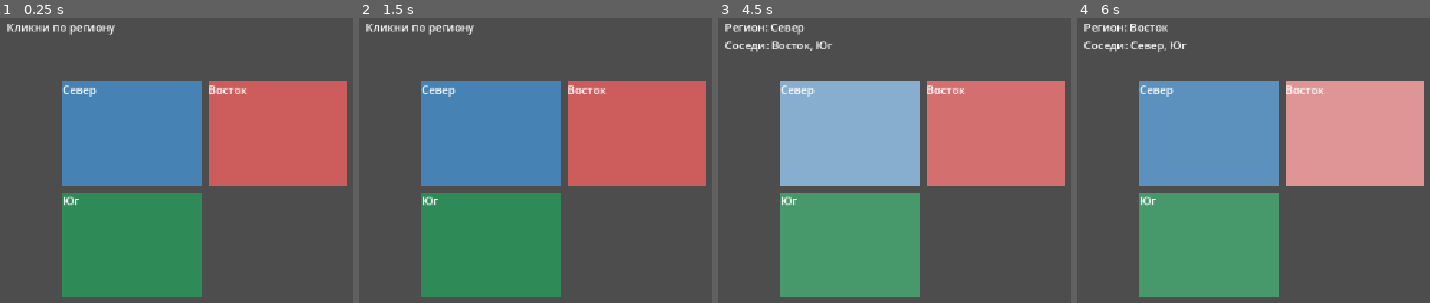
Above: before the commit, frames 1-4 (left to right).
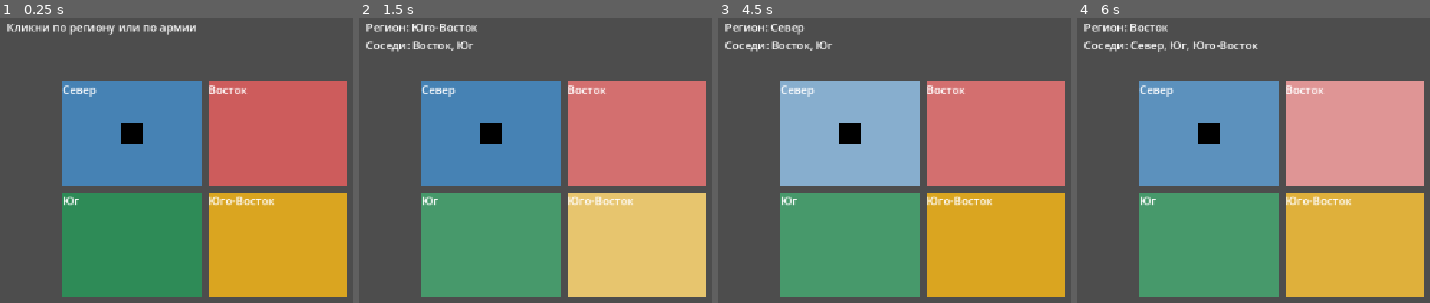
Above: after the commit, the same moments.

Repository: gamerpro3245/LogisticsWar2
Game: Godot game, scene res://main.tscn
Same seed, same stepped clock (60 frames per second), same inputs: the game is played once before the commit and once after it.
Inputs (mouse positions are in pixels of both pictures, inside the frame that each line leads up to):
- Up to frame 1 (0.25 s): no input
- Up to frame 2 (1.5 s): tap Enter at 0.5 s; move the mouse to (outside the picture) at 0.52 s; click (outside the picture) at 0.67 s; tap Space at 1.25 s; move the mouse to (591, 260) at 1.27 s; click (591, 260) at 1.42 s
- Up to frame 3 (4.5 s): tap Enter at 2, 3.5 s; move the mouse to (outside the picture) at 2.02 s; click (outside the picture) at 2.17 s; tap Space at 2.75, 4.25 s; move the mouse to (outside the picture) at 2.77 s; click (outside the picture) at 2.92 s; move the mouse to (outside the picture) at 3.52 s; click (outside the picture) at 3.67 s; move the mouse to (869, 169) at 4.27 s; click (869, 169) at 4.42 s
- Up to frame 4 (6 s): move the mouse to (outside the picture) at 5.02 s; click (outside the picture) at 5.17 s; move the mouse to (1348, 123) at 5.77 s; click (1348, 123) at 5.92 s

The runs differ from the first frame. In frame 1, 15% of the frame differs, in the area x 33-99%, y 2-98%; in frame 2, 30%, in the area x 1-99%, y 2-98%; in frame 3, 15%; in frame 4, 15%.

Commit message:
Добавил армию и движение по соседям

Diff:
--- a/main.gd
+++ b/main.gd
@@ -1,13 +1,18 @@
 extends Node2D
 
-var regions := {} # Имя региона -> его прямоугольник
-var base_colors := {} # Имя региона -> исходный цвет
+var regions := {}       # имя региона -> его прямоугольник
+var base_colors := {}   # имя региона -> исходный цвет
 var neighbors := {
 	"Север": ["Восток", "Юг"],
-	"Восток": ["Север", "Юг"],
-	"Юг": ["Север", "Восток"],
+	"Восток": ["Север", "Юг", "Юго-Восток"],
+	"Юг": ["Север", "Восток", "Юго-Восток"],
+	"Юго-Восток": ["Восток", "Юг"],
 }
 var info_label: Label
+
+var army: ColorRect
+var army_region := "Север"
+var army_selected := false
 
 
 func _ready() -> void:
@@ -16,12 +21,14 @@
 	add_child(ui)
 	info_label = Label.new()
 	info_label.position = Vector2(20, 10)
-	info_label.text = "Кликни по региону"
+	info_label.text = "Кликни по региону или по армии"
 	ui.add_child(info_label)
 
 	make_region("Север", Vector2(100, 100), Color.STEEL_BLUE)
 	make_region("Восток", Vector2(310, 100), Color.INDIAN_RED)
 	make_region("Юг", Vector2(100, 260), Color.SEA_GREEN)
+	make_region("Юго-Восток", Vector2(310, 260), Color.GOLDENROD)
+	make_army()
 
 func make_region(region_name: String, pos: Vector2, col: Color) -> void:
 	var r := ColorRect.new()
@@ -36,9 +43,45 @@
 	regions[region_name] = r
 	base_colors[region_name] = col
 
+func make_army() -> void:
+	army = ColorRect.new()
+	army.size = Vector2(30, 30)
+	army.color = Color.BLACK
+	army.position = region_center(army_region) - army.size / 2
+	army.gui_input.connect(_on_army_input)
+	add_child(army)  # добавлена последней, значит рисуется поверх регионов
+
+func region_center(region_name: String) -> Vector2:
+	var r: ColorRect = regions[region_name]
+	return r.position + r.size / 2
+
 func _on_region_input(event, region_name: String) -> void:
 	if event is InputEventMouseButton and event.pressed and event.button_index == MOUSE_BUTTON_LEFT:
-		select_region(region_name)
+		if army_selected:
+			move_army(region_name)
+		else:
+			select_region(region_name)
+
+func _on_army_input(event) -> void:
+	if event is InputEventMouseButton and event.pressed and event.button_index == MOUSE_BUTTON_LEFT:
+		army_selected = true
+		army.color = Color.YELLOW
+		info_label.text = "Армия выбрана (сейчас: %s)\nКликни по соседнему региону, чтобы отправить её." % army_region
+
+func move_army(target: String) -> void:
+	army_selected = false
+	army.color = Color.BLACK
+	if target == army_region:
+		info_label.text = "Армия уже в регионе %s" % army_region
+		return
+	if not neighbors[army_region].has(target):
+		info_label.text = "Туда не добраться: %s не граничит с %s" % [target, army_region]
+		return
+	army_region = target
+	var tween := create_tween()
+	tween.tween_property(army, "position", region_center(target) - army.size / 2, 0.6)
+	select_region(target)
+	info_label.text += "\nАрмия пришла в регион %s" % target
 
 func select_region(region_name: String) -> void:
 	# Сначала вернём всем исходный цвет
